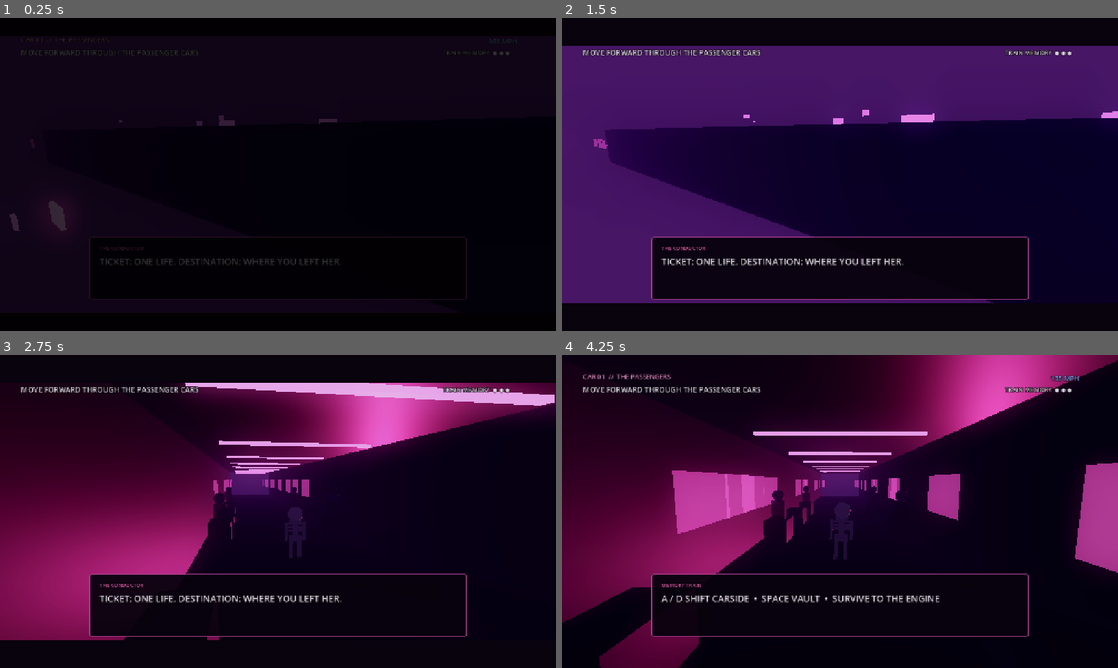
Above: before the commit, frames 1-4 (two rows, left to right).
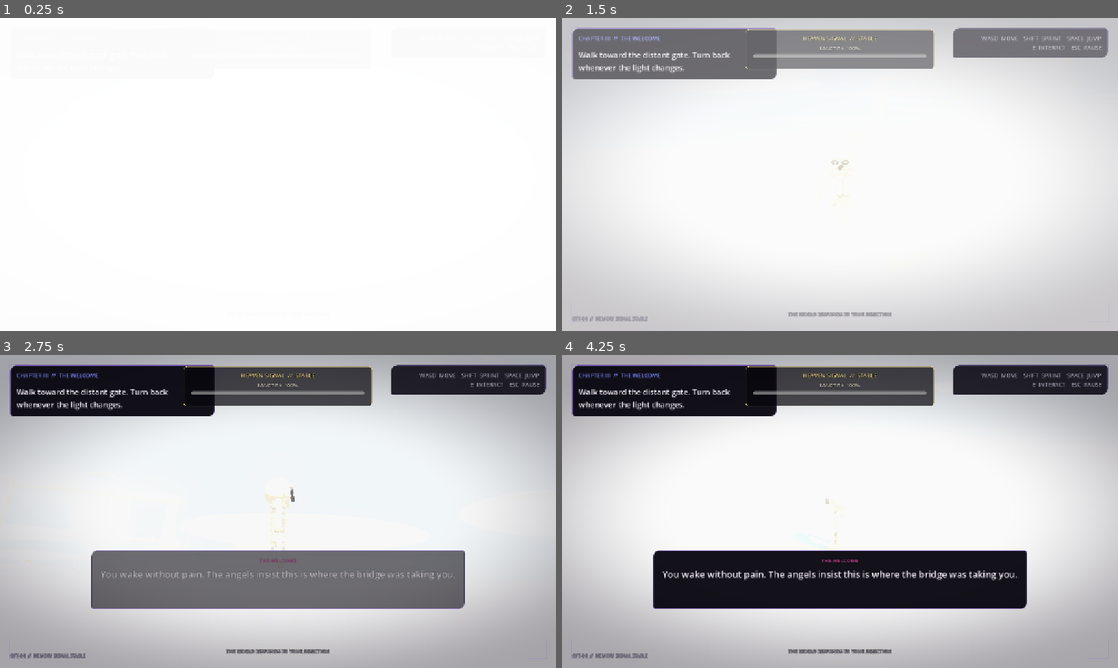
Above: after the commit, the same moments.

Repository: fuzeonspotify/outoftime
Game: Godot game, scene res://scenes/afterlife_city.tscn
The game is run twice, just before and just after one commit, with the same random seed, the same clock (stepped at 60 frames per second) and the same inputs. This scene is started directly instead of the project's main scene.
Inputs (mouse positions are in pixels of both pictures, inside the frame that each line leads up to):
- Up to frame 1 (0.25 s): no input
- Up to frame 2 (1.5 s): tap Enter (ui_accept) at 0.5 s; move the mouse to (962, 158) at 0.52 s; hold D (move_right) 0.53-1.28 s; hold E (interact) 0.53-1.28 s; click (962, 158) at 0.67 s; tap Space (jump) at 0.77 s; move the mouse to (728, 190) at 1.27 s; hold S (move_back, bound only after the commit) from 1.28 s (still down); tap Shift (sprint, bound only after the commit) at 1.35 s
- Up to frame 3 (2.75 s): tap Space (jump) at 1.52 s; move the mouse to (333, 442) at 2.02 s; release S (move_back, bound only after the commit) at 2.03 s; hold D (move_right) from 2.03 s (still down); tap 1 at 2.1 s
- Up to frame 4 (4.25 s): move the mouse to (812, 574) at 2.77 s; release D (move_right) at 2.78 s; hold W (move_forward, bound only after the commit) 2.78-3.53 s; tap 2 at 2.85 s; click (812, 574) at 2.92 s; tap Space (jump) at 3.02, 3.77 s; move the mouse to (1006, 558) at 3.52 s; hold A (move_left) from 3.53 s (still down); tap 3 at 3.6 s

The runs differ from the first frame. In frame 1, 100% of the frame differs, in the area x 0-100%, y 0-100%; in frame 2, 100%; in frame 3, 95%; in frame 4, 86%.

Commit message:
Replace Memory Train with directional Heaven chapter

Diff:
--- a/scenes/afterlife_city.tscn
+++ b/scenes/afterlife_city.tscn
@@ -1,10 +1,6 @@
-[gd_scene load_steps=3 format=3]
+[gd_scene load_steps=2 format=3]
 
-[ext_resource type="Script" path="res://scripts/world/memory_train_release.gd" id="1_train"]
-[ext_resource type="Script" path="res://scripts/ui/memory_train_pause.gd" id="2_pause"]
+[ext_resource type="Script" path="res://scripts/world/heaven_descent.gd" id="1_heaven"]
 
-[node name="MemoryTrain" type="Node3D"]
-script = ExtResource("1_train")
-
-[node name="MemoryTrainPause" type="Node" parent="."]
-script = ExtResource("2_pause")
+[node name="HeavenDescent" type="Node3D"]
+script = ExtResource("1_heaven")
